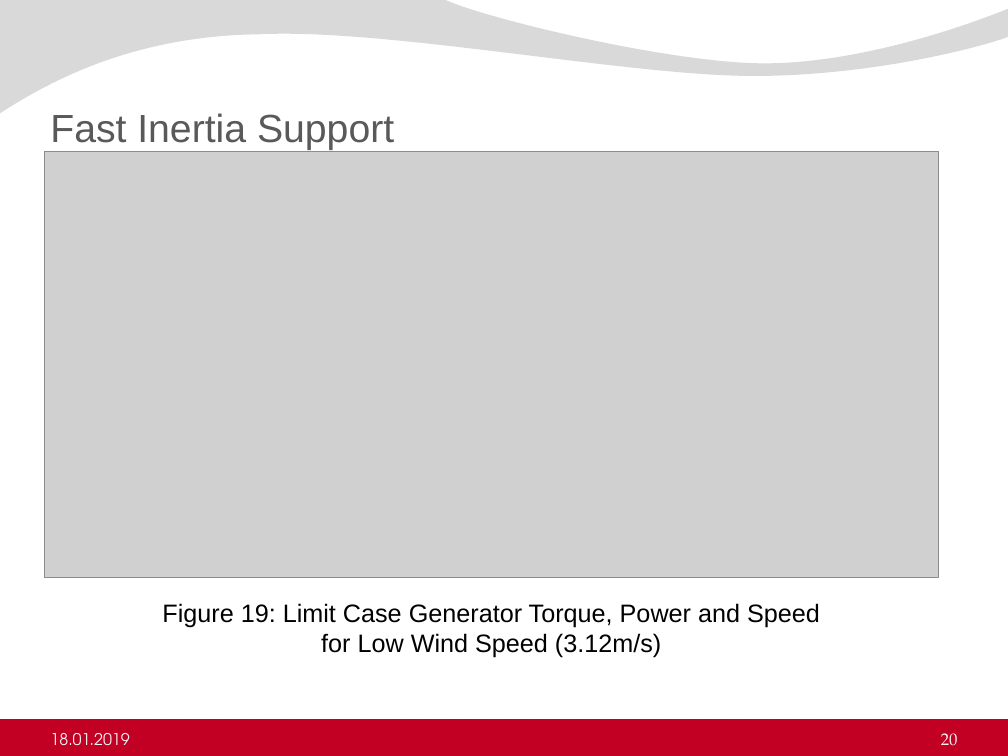
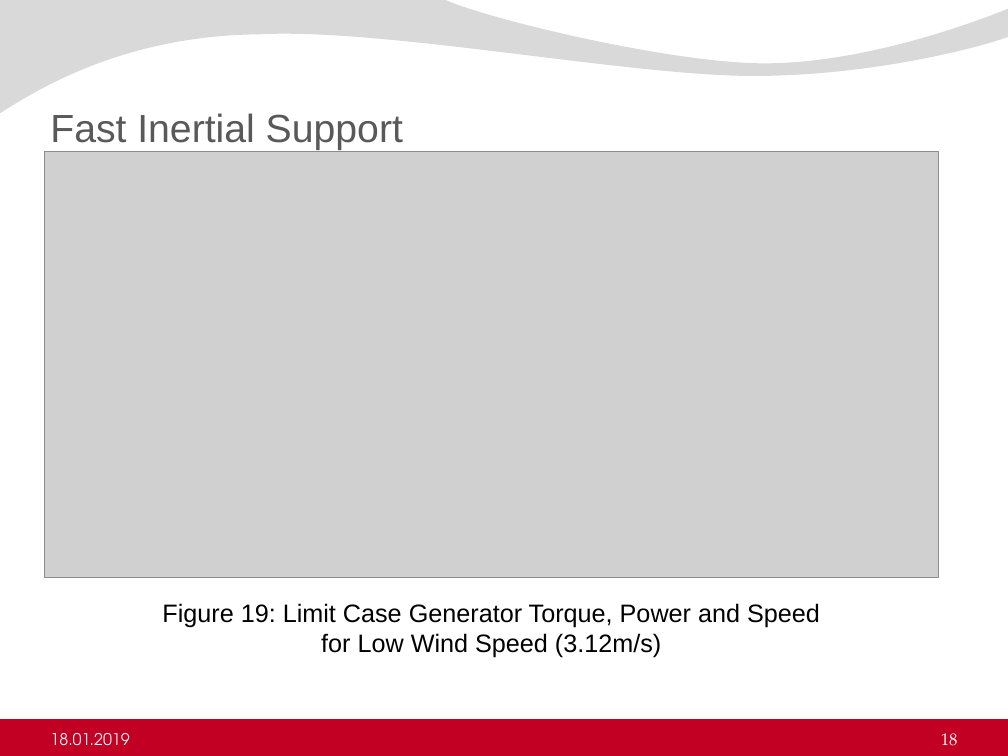
Before and after one commit to ErencanDuymaz/Research, a slide deck: slide 18 of Thesis/Thesis Defence/Erencan_Duymaz_thesis_defence.pptx (slide 20 before the commit). Drawn at 1008x756 pixels with LibreOffice and Linux fonts; fonts in the diff are those of the drawing; grey boxes stand for pictures; background and template pictures are left out. Boxes give left, top, right and bottom in pixels: in the first picture for what was removed or moved away, otherwise in the second. Text is boxed around its words. In the diff, an @@ line names an element or a change of style, - is before the commit and + after.

```diff
--- a/Thesis/Thesis Defence/Erencan_Duymaz_thesis_defence.pptx
+++ b/Thesis/Thesis Defence/Erencan_Duymaz_thesis_defence.pptx
@@ title at box(50, 113, 403, 150): text changed @@
-Fast Inertia Support
+Fast Inertial Support
@@ page number at box(941, 733, 958, 746): text changed @@
-20
+18
```
Also in this commit, not shown: 14 other slides changed, 1 slide added, 2 other files.
